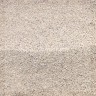
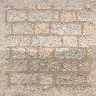
Revision of a layered (96, 96) image; what changed, layer by layer:
added layer "Presse-papiers #1" (56%) above "Presse-papiers" over [5, 5, 91, 91]
"Presse-papiers": opacity 90% → 82% over [5, 5, 91, 91]
